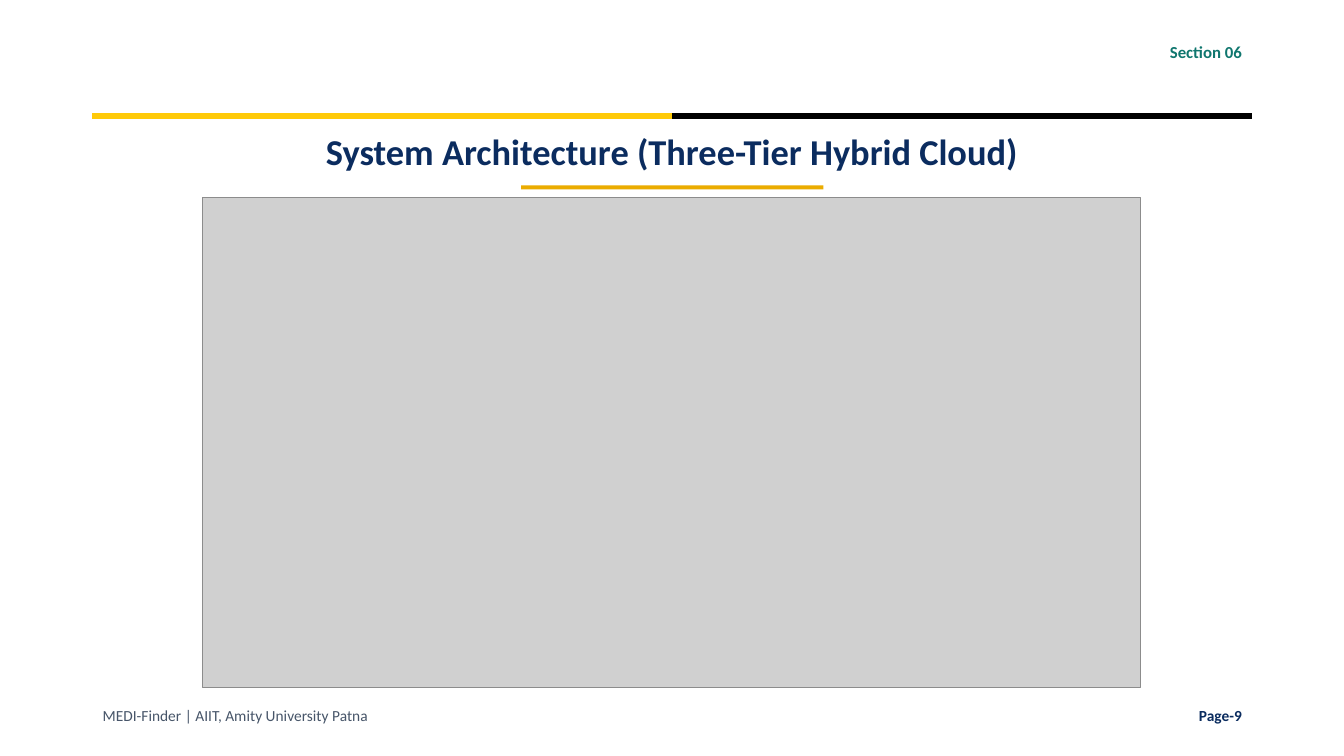
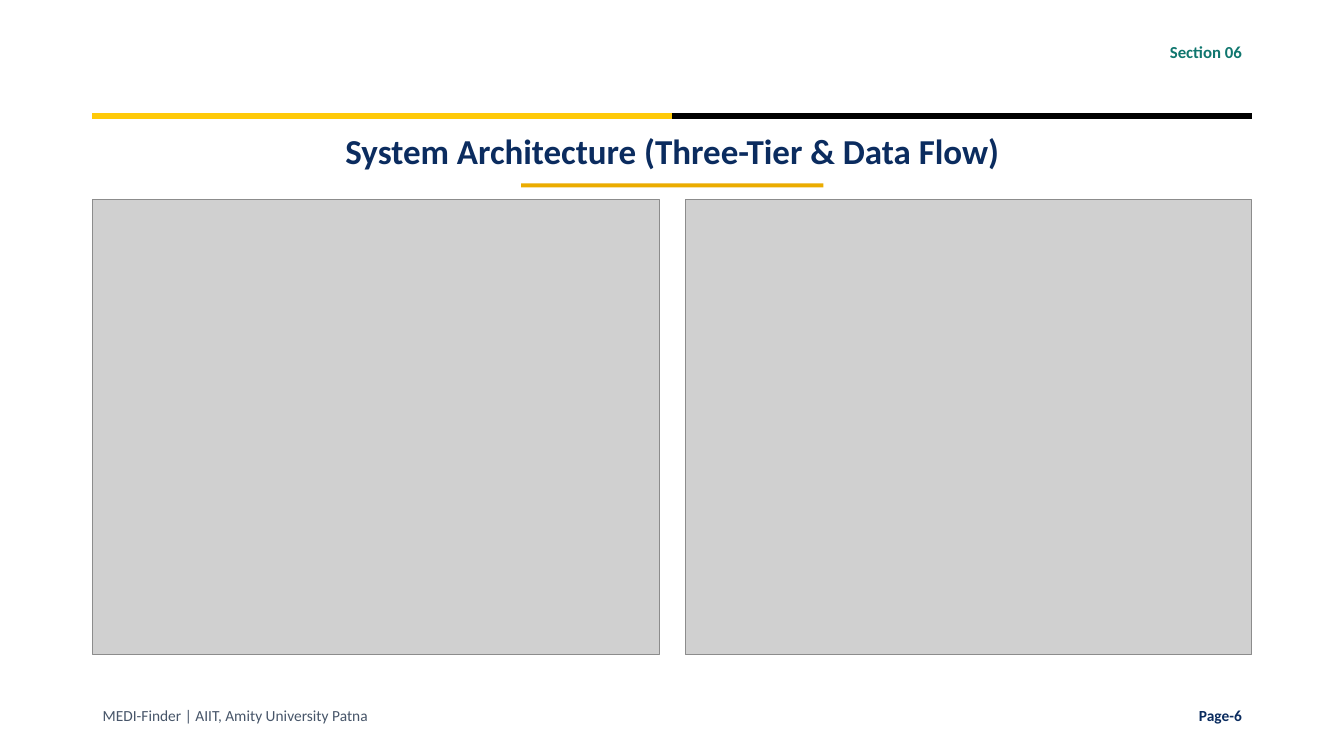
Before and after one commit to krsidhantaryan-ux/MEDI-Finder, a slide deck: slide 6 of MEDI_Finder_Presentation.pptx (slide 9 before the commit). Drawn at 1344x756 pixels with LibreOffice and Linux fonts; fonts in the diff are those of the drawing; grey boxes stand for pictures; background and template pictures are left out. Boxes give left, top, right and bottom in pixels: in the first picture for what was removed or moved away, otherwise in the second. Text is boxed around its words. In the diff, an @@ line names an element or a change of style, - is before the commit and + after.

```diff
--- a/MEDI_Finder_Presentation.pptx
+++ b/MEDI_Finder_Presentation.pptx
@@ text at box(345, 138, 999, 170): text changed; size 26 to 25 pt @@
-System Architecture (Three-Tier Hybrid Cloud)
+System Architecture (Three-Tier & Data Flow)
@@ picture added at box(93, 200, 659, 655) @@
@@ picture removed at box(203, 198, 1141, 688) @@
@@ picture added at box(686, 200, 1252, 655) @@
@@ text at box(1199, 710, 1242, 724): text changed @@
-Page-9
+Page-6
```
Also in this commit, not shown: 5 other slides changed, 3 slides added, 11 slides removed.
